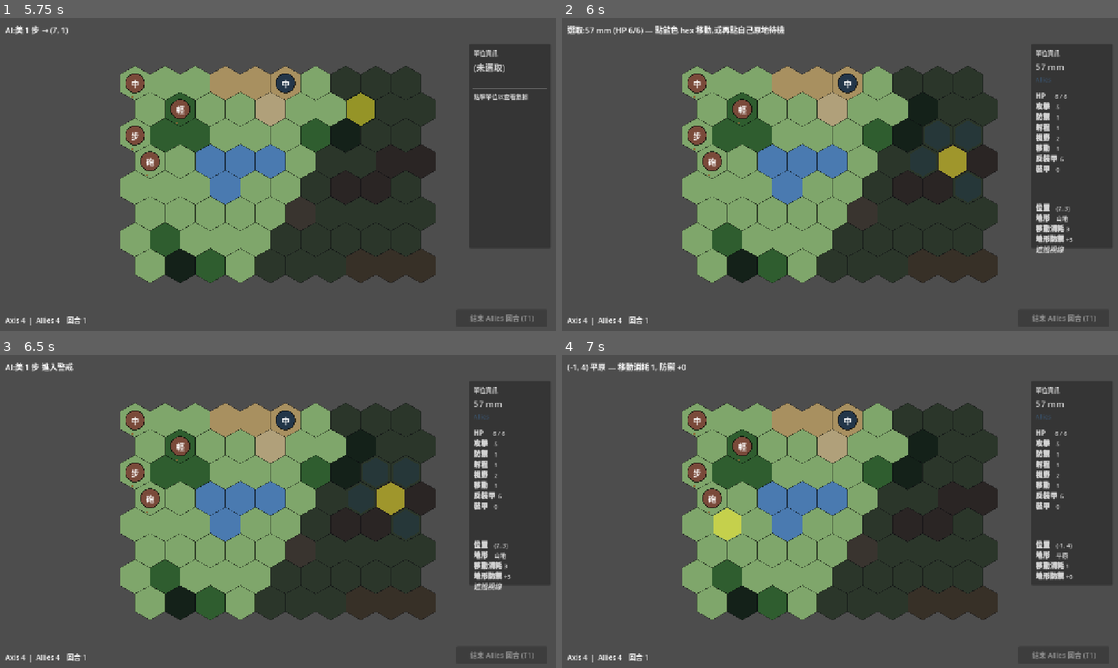
Above: before the commit, frames 1-4 (two rows, left to right).
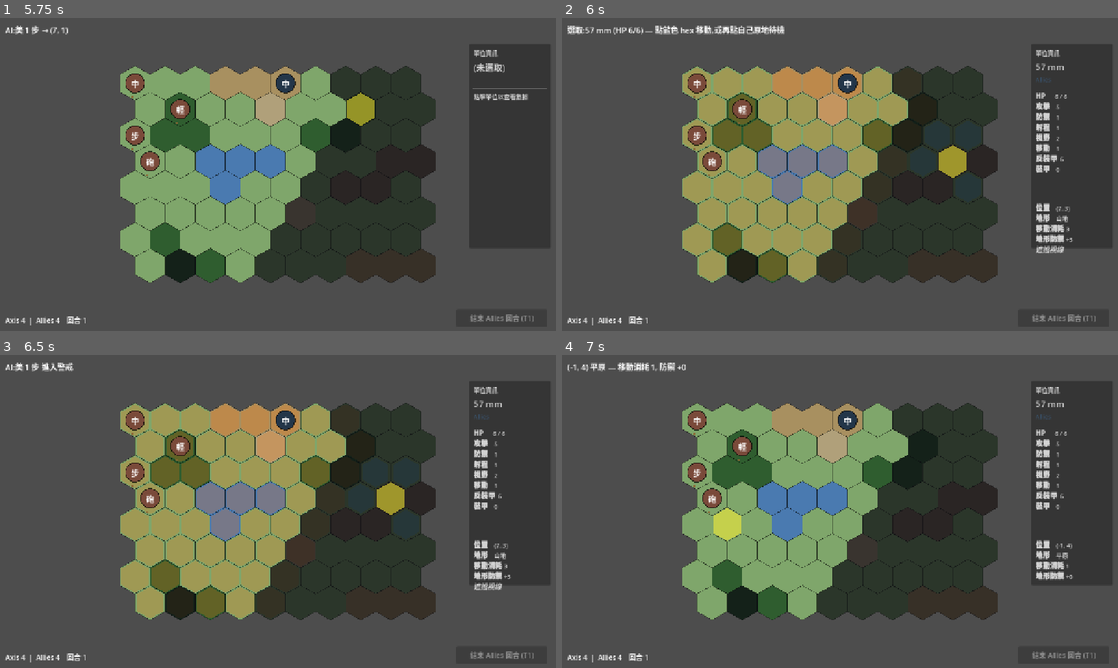
Above: after the commit, the same moments.

Repository: Fischer-Zhang/WorldWarII
Game: Godot game, scene res://scenes/main_menu.tscn
Same seed, same stepped clock (60 frames per second), same inputs: the game is played once before the commit and once after it.
Inputs (mouse positions are in pixels of both pictures, inside the frame that each line leads up to):
- Up to frame 1 (5.75 s): click "開始戰役" at 0.5 s; click "簡單" at 1.25 s; click "普通" at 2 s; click "困難" at 2.75 s; click "00_sandbox — 沙盒測試地圖" at 3.5 s; click "開始戰鬥" at 4.25 s; click "結束 Axis 回合 (T1)" at 5 s
- Up to frame 2 (6 s): tap Enter at 5.75 s; move the mouse to (962, 158) at 5.77 s; click (962, 158) at 5.92 s
- Up to frame 3 (6.5 s): no input
- Up to frame 4 (7 s): tap Space at 6.5 s; drag from (728, 527) to (812, 574) at 6.52 s

Frame 1 is identical in both runs. In frame 2, 16% of the frame differs, in the area x 21-62%, y 15-84%; in frame 3, 16%; in frame 4, nothing differs.

Commit message:
Add threat previews and AI focus fire

Diff:
--- a/scripts/battle.gd
+++ b/scripts/battle.gd
@@ -320,6 +320,7 @@
 		unit.coord, move_pts, hex_map, hex_map.occupants, unit.faction_id
 	)
 	hex_map.show_movement_range(movement_range.keys())
+	hex_map.show_threat_range(_enemy_threat_hexes(unit.faction_id))
 	hex_map.highlight_coord(unit.coord)
 	info_label.text = "選取:%s (HP %d/%d) — 點藍色 hex 移動,或再點自己原地待機" % [
 		unit.display_name, unit.hp, unit.max_hp,
@@ -492,6 +493,11 @@
 		parts.append("壓制 +%d" % result.suppression_to_defender)
 	if result.defender_dig_in_loss > 0:
 		parts.append("構工 -%d" % result.defender_dig_in_loss)
+	var future_suppression := CombatEffects.apply_suppression(defender.suppression, result.suppression_to_defender)
+	if future_suppression != defender.suppression:
+		parts.append("目標壓制 %d→%d" % [defender.suppression, future_suppression])
+		if CombatEffects.is_pinned(future_suppression):
+			parts.append("釘住")
 	return " / ".join(parts)
 
 func _deselect() -> void:
@@ -501,10 +507,30 @@
 	movement_range.clear()
 	attack_targets.clear()
 	hex_map.clear_movement_range()
+	hex_map.clear_threat_range()
 	overwatch_button.visible = false
 	rally_button.visible = false
 	if phase != Phase.GAME_OVER:
 		phase = Phase.IDLE
+
+func _enemy_threat_hexes(faction_id: String) -> Array:
+	var out: Dictionary = {}
+	var viewer_visible: Dictionary = visibility_by_faction.get(faction_id, {})
+	for u in units:
+		var enemy: Unit = u
+		if not enemy.is_alive() or enemy.faction_id == faction_id:
+			continue
+		if not viewer_visible.has(enemy.coord):
+			continue
+		var enemy_def := DataLoader.get_unit_def(enemy.type_id)
+		var enemy_general := DataLoader.get_general_def(enemy.general_id)
+		var enemy_range := int(enemy_def.get("range", 1))
+		var enemy_move := enemy.effective_move(enemy_def, enemy_general)
+		for c in hex_map.tiles.keys():
+			var coord: Vector2i = c
+			if HexCoord.distance(enemy.coord, coord) <= enemy_move + enemy_range:
+				out[coord] = true
+	return out.keys()
 
 func _show_terrain_info(coord: Vector2i, terrain_id: String, unit_here: Unit) -> void:
 	var def := DataLoader.get_terrain_def(terrain_id)
@@ -565,8 +591,12 @@
 	if unit.dig_in_level > 0:
 		lines.append("[color=#d6a060]⛤ 構工 +%d 防禦[/color]" % unit.dig_in_level)
 	if unit.suppression > 0:
-		var pin_text := " / 無法警戒構工" if CombatEffects.is_pinned(unit.suppression) else ""
-		lines.append("[color=#79aaff]壓制 %d%s[/color]" % [unit.suppression, pin_text])
+		var effect_text := _suppression_effect_text(unit.suppression)
+		var terrain_def := DataLoader.get_terrain_def(hex_map.terrain_at(unit.coord))
+		var after_rally := CombatEffects.rally_suppression(unit.suppression, terrain_def)
+		lines.append("[color=#79aaff]壓制 %d: %s; 整隊後 %d[/color]" % [
+			unit.suppression, effect_text, after_rally,
+		])
 	if unit.has_moved:
 		lines.append("[color=#aaaaaa](本回合已行動)[/color]")
 	info_stats.text = "\n".join(lines)
@@ -578,6 +608,18 @@
 	if delta < 0:
 		return " [color=#fc7a7a](%d)[/color]" % delta
 	return ""
+
+func _suppression_effect_text(value: int) -> String:
+	var parts: Array[String] = []
+	if CombatEffects.is_pinned(value):
+		parts.append("無法警戒/構工")
+	if CombatEffects.move_penalty(value) > 0:
+		parts.append("移動 -%d" % CombatEffects.move_penalty(value))
+	if CombatEffects.attack_penalty(value) > 0:
+		parts.append("攻擊 -%d" % CombatEffects.attack_penalty(value))
+	if parts.is_empty():
+		return "輕度"
+	return ", ".join(parts)
 
 func _update_info_panel_terrain_only(coord: Vector2i, terrain_id: String) -> void:
 	if terrain_id == "":
--- a/scripts/grid/hex_map.gd
+++ b/scripts/grid/hex_map.gd
@@ -14,6 +14,7 @@
 const HIGHLIGHT_COLOR := Color(1.0, 0.95, 0.2, 0.55)
 const RANGE_OVERLAY_COLOR := Color(0.3, 0.7, 1.0, 0.35)
 const ATTACK_OVERLAY_COLOR := Color(1.0, 0.3, 0.25, 0.45)
+const THREAT_OVERLAY_COLOR := Color(1.0, 0.45, 0.05, 0.25)
 const OBJECTIVE_RGB := Color(1.0, 0.85, 0.2)
 const FOG_COLOR := Color(0.04, 0.04, 0.07, 0.72)
 
@@ -22,6 +23,7 @@
 var occupants: Dictionary = {} # Vector2i (axial) -> Unit
 var highlight: Polygon2D
 var range_overlays: Node2D
+var threat_overlays: Node2D
 var fog_overlays: Dictionary = {}  # Vector2i -> Polygon2D
 var objective_overlays: Array[Polygon2D] = []
 var _objective_phase: float = 0.0
@@ -45,6 +47,7 @@
 			tiles[coord] = terrain_id
 			_spawn_tile(coord, terrain_id)
 	_spawn_range_overlay_layer()
+	_spawn_threat_overlay_layer()
 	_spawn_highlight()
 	_spawn_fog_layer()
 	_recompute_bounds()
@@ -81,6 +84,12 @@
 	range_overlays.z_index = 5
 	add_child(range_overlays)
 
+func _spawn_threat_overlay_layer() -> void:
+	threat_overlays = Node2D.new()
+	threat_overlays.name = "ThreatOverlays"
+	threat_overlays.z_index = 4
+	add_child(threat_overlays)
+
 func _spawn_fog_layer() -> void:
 	var layer := Node2D.new()
 	layer.name = "FogLayer"
@@ -115,21 +124,36 @@
 func show_attack_targets(coords: Array) -> void:
 	_paint_overlay(coords, ATTACK_OVERLAY_COLOR)
 
+func show_threat_range(coords: Array) -> void:
+	_paint_overlay_on_layer(threat_overlays, coords, THREAT_OVERLAY_COLOR, 0.92)
+
+func clear_threat_range() -> void:
+	_clear_overlay_layer(threat_overlays)
+
 func clear_movement_range() -> void:
-	if range_overlays == null:
-		return
-	for c in range_overlays.get_children():
-		c.queue_free()
+	_clear_overlay_layer(range_overlays)
 
 func _paint_overlay(coords: Array, color: Color) -> void:
 	clear_movement_range()
+	_paint_overlay_on_layer(range_overlays, coords, color, 0.85)
+
+func _paint_overlay_on_layer(layer: Node2D, coords: Array, color: Color, scale: float) -> void:
+	if layer == null:
+		return
+	_clear_overlay_layer(layer)
 	for c in coords:
 		var coord: Vector2i = c
 		var p := Polygon2D.new()
-		p.polygon = _hex_vertices(HEX_SIZE * 0.85)
+		p.polygon = _hex_vertices(HEX_SIZE * scale)
 		p.color = color
 		p.position = HexCoord.to_pixel(coord, HEX_SIZE)
-		range_overlays.add_child(p)
+		layer.add_child(p)
+
+func _clear_overlay_layer(layer: Node2D) -> void:
+	if layer == null:
+		return
+	for c in layer.get_children():
+		c.queue_free()
 
 func register_unit(unit: Unit) -> void:
 	occupants[unit.coord] = unit
@@ -288,6 +312,7 @@
 	fog_overlays.clear()
 	highlight = null
 	range_overlays = null
+	threat_overlays = null
 	set_process(false)
 
 func _unhandled_input(event: InputEvent) -> void:
--- a/scripts/turn/ai_controller.gd
+++ b/scripts/turn/ai_controller.gd
@@ -24,6 +24,8 @@
 const W_DIG_IN_BREAK := 2.0
 const W_CAPTURE_OBJECTIVE := 1.8
 const W_RALLY := 4.0
+const W_FOCUS_DAMAGE := 0.18
+const W_FOCUS_SUPPRESSION := 0.7
 const AT_ARMOR_TARGET_BONUS := 2.0
 const AT_SOFT_TARGET_PENALTY := 1.0
 
@@ -179,6 +181,7 @@
 		if r.defender_dies:
 			dmg_score += _kill_bonus
 		dmg_score += _target_role_score(unit.type_id, def_def)
+		dmg_score += _target_focus_score(enemy, def_def)
 		dmg_score += float(r.suppression_to_defender) * W_SUPPRESSION
 		dmg_score += float(r.defender_dig_in_loss) * W_DIG_IN_BREAK
 		dmg_score -= 0.6 * float(r.counter_damage)
@@ -268,6 +271,7 @@
 		if r.defender_dies:
 			dmg += _kill_bonus
 		dmg += _target_role_score(unit.type_id, def_def)
+		dmg += _target_focus_score(enemy, def_def)
 		dmg += float(r.suppression_to_defender) * W_SUPPRESSION
 		dmg += float(r.defender_dig_in_loss) * W_DIG_IN_BREAK
 		dmg -= 0.6 * float(r.counter_damage)
@@ -343,6 +347,7 @@
 		)
 		var dmg: float = r.damage_to_defender + (10 if r.defender_dies else 0) \
 			+ _target_role_score(attacker_type, def_def) \
+			+ _target_focus_score(enemy, def_def) \
 			+ float(r.suppression_to_defender) * W_SUPPRESSION \
 			+ float(r.defender_dig_in_loss) * W_DIG_IN_BREAK
 		if dmg > best_dmg:
@@ -356,6 +361,12 @@
 			return AT_ARMOR_TARGET_BONUS
 		return -AT_SOFT_TARGET_PENALTY
 	return 0.0
+
+func _target_focus_score(enemy, defender_def: Dictionary) -> float:
+	var max_hp := int(defender_def.get("hp", max(1, enemy.hp)))
+	var missing_hp: int = max(0, max_hp - enemy.hp)
+	var suppression := int(enemy.suppression)
+	return float(missing_hp) * W_FOCUS_DAMAGE + float(suppression) * W_FOCUS_SUPPRESSION
 
 func _role_position_score(
 	unit,
--- a/tests/test_ai_controller.gd
+++ b/tests/test_ai_controller.gd
@@ -209,5 +209,23 @@
 		fail_count += 1
 		printerr("FAIL: pinned unit expected rally plan got %s" % str(rally_plan))
 
+	# 8) AI should focus an already damaged/suppressed target when raw matchups tie.
+	battle.hex_map.terrain_overrides.clear()
+	var focus_attacker := make_unit("infantry", "axis", Vector2i(0, 0), 10)
+	var fresh_target := make_unit("infantry", "allies", Vector2i(1, 0), 10)
+	var focus_target := make_unit("infantry", "allies", Vector2i(0, 1), 6)
+	focus_target.suppression = 2
+	var focus_choice = ai._best_attack_from(
+		focus_attacker.coord, focus_attacker.faction_id, focus_attacker.type_id,
+		[fresh_target, focus_target],
+		ai._get_unit_def(focus_attacker.type_id),
+		{fresh_target.coord: true, focus_target.coord: true}
+	)
+	if focus_choice == focus_target:
+		pass_count += 1
+	else:
+		fail_count += 1
+		printerr("FAIL: AI should focus damaged/suppressed target")
+
 	print("AIController tests: %d pass, %d fail" % [pass_count, fail_count])
 	quit(0 if fail_count == 0 else 1)
Not shown, changed: README.md
Not shown, changed: docs/ARCHITECTURE.md
Not shown, changed: docs/DEMO_SCRIPT.md
